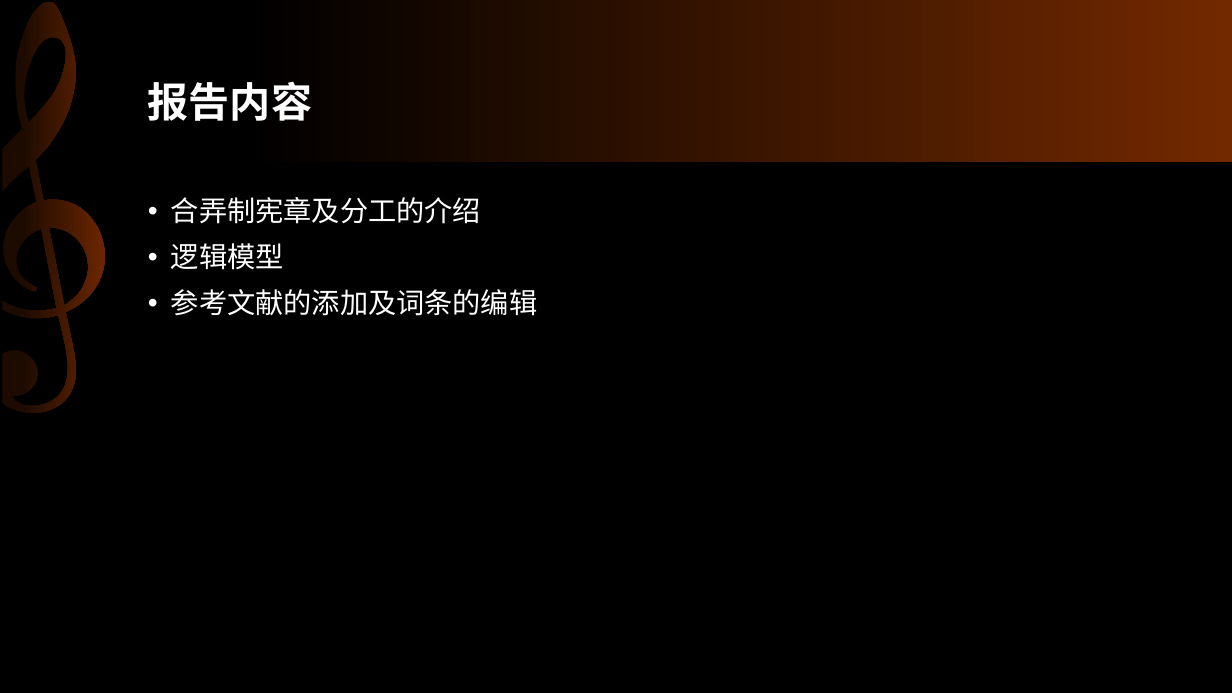
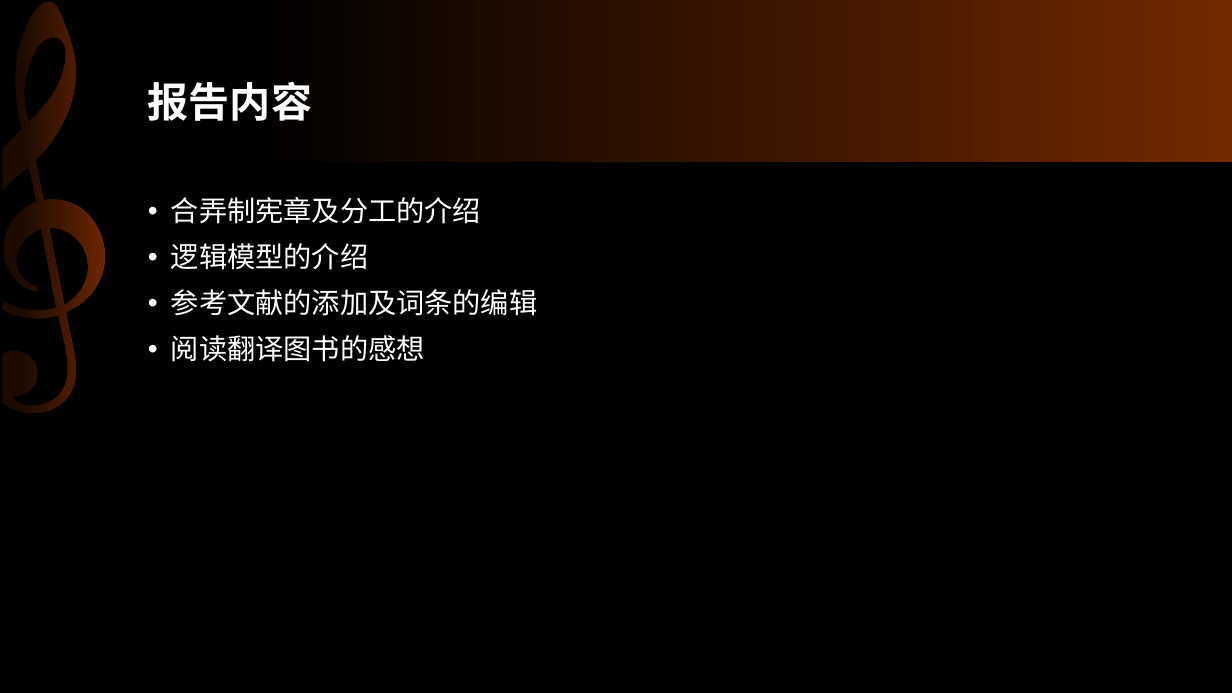
Before and after one commit to tojiang/cyxk, a slide deck: slide 2 of TeamReportSlides/第二组/第二组-团队报告-第八周.pptx. Drawn at 1232x693 pixels with LibreOffice and Linux fonts; fonts in the diff are those of the drawing. Boxes give left, top, right and bottom in pixels: in the first picture for what was removed or moved away, otherwise in the second. Text is boxed around its words. In the diff, an @@ line names an element or a change of style, - is before the commit and + after.

```diff
--- a/TeamReportSlides/第二组/第二组-团队报告-第八周.pptx
+++ b/TeamReportSlides/第二组/第二组-团队报告-第八周.pptx
@@ text at (x1=171, y1=243, x2=368, y2=270): text changed @@
-• 逻辑模型
+• 逻辑模型的介绍
@@ text at (x1=171, y1=335, x2=425, y2=362): paragraph added @@
+• 阅读翻译图书的感想
```
Also in this commit, not shown: 3 other slides changed, 1 slide added.
